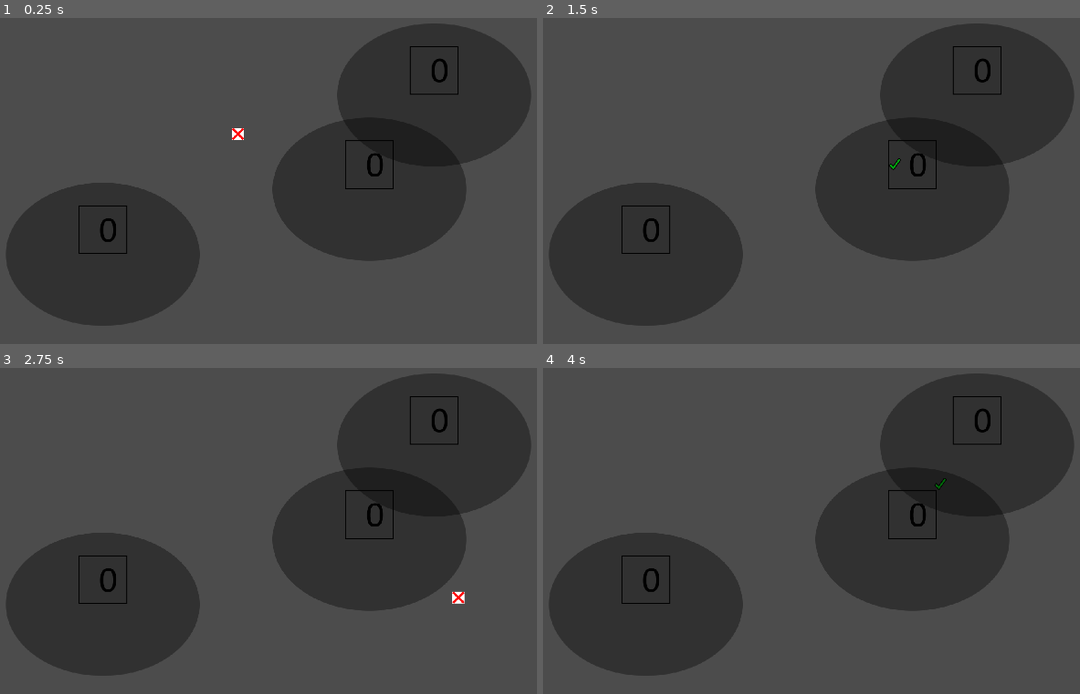
Above: before the commit, frames 1-4 (two rows, left to right).
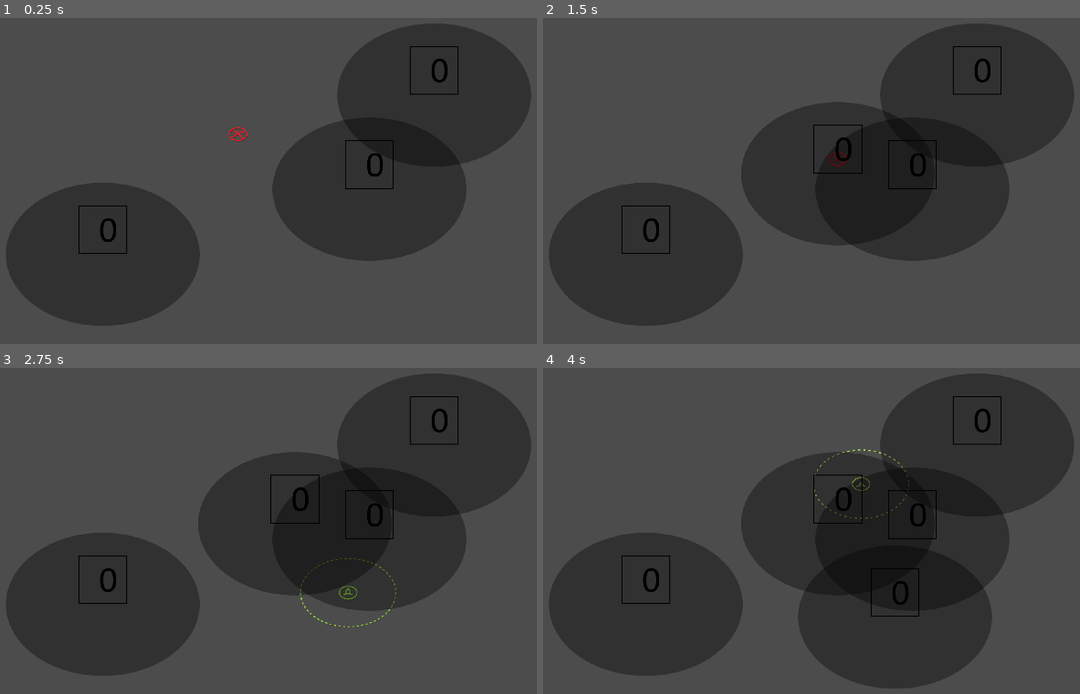
Above: after the commit, the same moments.

Repository: sksmith/ATreeKilledMyFather
Game: Godot game, scene res://forest/ForestTest.tscn
Two runs of this game, one before a commit and one after it. Both use one fixed random seed, a clock stepped at 60 frames per second and the inputs below. This scene is started directly instead of the project's main scene.
Inputs:
- Up to frame 1 (0.25 s): no input
- Up to frame 2 (1.5 s): hold D (f_move_right) 0.53-1.28 s; hold Space (f_action, bound only after the commit) 0.53-1.28 s; hold S (f_move_down) from 1.28 s (still down); tap Space (f_action, bound only after the commit) at 1.35 s
- Up to frame 3 (2.75 s): release S (f_move_down) at 2.03 s; hold D (f_move_right) from 2.03 s (still down); hold Space (f_action, bound only after the commit) from 2.03 s (still down)
- Up to frame 4 (4 s): release D (f_move_right) at 2.78 s; release Space (f_action, bound only after the commit) at 2.78 s; hold W (f_move_up) 2.78-3.53 s; tap Space (f_action, bound only after the commit) at 2.85 s; tap Enter at 3.5 s; hold A (f_move_left) from 3.53 s (still down); hold Space (f_action, bound only after the commit) from 3.53 s (still down)

The runs differ from the first frame. In frame 1, 0.1% of the frame differs, in the area x 42-47%, y 33-38%; in frame 2, 6.3%; in frame 3, 6.4%; in frame 4, 16%, in the area x 36-84%, y 24-99%.

Commit message:
Planting trees

Diff:
--- a/Lumberjack.gd
+++ b/Lumberjack.gd
@@ -34,7 +34,7 @@
 	$PivotPoint.rotation = velocity.angle()  #local with local axis
 
 
-func _on_Player_body_entered(body):
+func _on_Player_body_entered(_body):
 	hide() # Player disappears after being hit.
 	emit_signal("hit")
 	# Must be deferred as we can't change physics properties on a physics callback.
--- a/forest/ForestCursor.gd
+++ b/forest/ForestCursor.gd
@@ -1,16 +1,32 @@
 extends Area2D
 
 
-export var speed = 400 # How fast the player will move (pixels/sec).
+export var cursor_speed = 400 # How fast the player will move (pixels/sec).
+export var fine_cursor_speed = 200
+export(Resource) var tree_resource
+export(NodePath) var tree_parent_node
+
 var screen_size # Size of the game window.
 var can_plant_tree = false
+var tree_planting_node
 
 # Called when the node enters the scene tree for the first time.
 func _ready():
 	screen_size = get_viewport_rect().size
-
+	if tree_parent_node:
+		tree_planting_node = get_node(tree_parent_node)
 
 func _process(delta):
+	var prepare_plant = Input.is_action_pressed("f_action")
+	var do_plant = Input.is_action_just_released("f_action")
+
+	if do_plant:
+		_try_plant_tree()
+
+	var speed = cursor_speed
+	if prepare_plant:
+		speed = fine_cursor_speed
+
 	var velocity = Input.get_vector("f_move_left", "f_move_right", "f_move_up", "f_move_down")
 	velocity = velocity * speed
 
@@ -24,12 +40,25 @@
 #	else:
 #		$AnimatedSprite.stop()
 
+func _try_plant_tree():
+	if can_plant_tree:
+		_do_plant_tree()
+	else:
+		print("nope! can't plant")
 
-func _on_ForestCursor_area_entered(area):
+func _do_plant_tree():
+	if tree_planting_node:
+		var tree = tree_resource.instance()
+		tree.position = position
+		tree_planting_node.add_child(tree)
+		print("plant tree")
+
+
+func _on_ForestCursor_area_entered(_area):
 	_set_can_plant()
 
 
-func _on_ForestCursor_area_exited(area):
+func _on_ForestCursor_area_exited(_area):
 	_set_can_plant()
 
 func _set_can_plant():
--- a/forest/ForestCursor.tscn
+++ b/forest/ForestCursor.tscn
@@ -1,24 +1,28 @@
-[gd_scene load_steps=6 format=2]
+[gd_scene load_steps=9 format=2]
 
-[ext_resource path="res://forest/cursor-no.png" type="Texture" id=1]
+[ext_resource path="res://forest/plant-seed_NO-02.png" type="Texture" id=1]
 [ext_resource path="res://forest/ForestCursor.gd" type="Script" id=2]
-[ext_resource path="res://forest/cursor-plant.png" type="Texture" id=3]
+[ext_resource path="res://forest/plant-seed_YES-01.png" type="Texture" id=3]
+[ext_resource path="res://forest/plant-seed_YES-02.png" type="Texture" id=4]
+[ext_resource path="res://forest/plant-seed_NO-01.png" type="Texture" id=5]
+[ext_resource path="res://forest/PlantedTree.tscn" type="PackedScene" id=6]
 
 [sub_resource type="SpriteFrames" id=1]
 animations = [ {
-"frames": [ ExtResource( 1 ) ],
+"frames": [ ExtResource( 5 ), ExtResource( 1 ) ],
 "loop": true,
 "name": "no",
-"speed": 5.0
+"speed": 2.5
 }, {
-"frames": [ ExtResource( 3 ) ],
+"frames": [ ExtResource( 3 ), ExtResource( 4 ) ],
 "loop": true,
 "name": "plant",
-"speed": 5.0
+"speed": 2.5
 } ]
 
-[sub_resource type="CircleShape2D" id=2]
-radius = 5.0
+[sub_resource type="CapsuleShape2D" id=2]
+radius = 18.0
+height = 14.0
 
 [node name="ForestCursor" type="Area2D"]
 collision_layer = 65536
@@ -28,12 +32,15 @@
 __meta__ = {
 "_edit_group_": true
 }
+tree_resource = ExtResource( 6 )
 
 [node name="AnimatedSprite" type="AnimatedSprite" parent="."]
 frames = SubResource( 1 )
 animation = "no"
+playing = true
 
 [node name="CollisionShape2D" type="CollisionShape2D" parent="."]
+rotation = 1.5708
 shape = SubResource( 2 )
 
 [connection signal="area_entered" from="." to="." method="_on_ForestCursor_area_entered"]
--- a/forest/ForestTest.tscn
+++ b/forest/ForestTest.tscn
@@ -7,12 +7,15 @@
 
 [node name="ForestCursor" parent="." instance=ExtResource( 1 )]
 position = Vector2( 893, 417 )
+tree_parent_node = NodePath("../AllTrees")
 
-[node name="PlantedTree" parent="." instance=ExtResource( 2 )]
+[node name="AllTrees" type="Node2D" parent="."]
+
+[node name="PlantedTree" parent="AllTrees" instance=ExtResource( 2 )]
 position = Vector2( 1409, 249 )
 
-[node name="PlantedTree2" parent="." instance=ExtResource( 2 )]
+[node name="PlantedTree2" parent="AllTrees" instance=ExtResource( 2 )]
 position = Vector2( 1239, 498 )
 
-[node name="PlantedTree3" parent="." instance=ExtResource( 2 )]
+[node name="PlantedTree3" parent="AllTrees" instance=ExtResource( 2 )]
 position = Vector2( 537, 670 )
--- a/project.godot
+++ b/project.godot
@@ -31,6 +31,12 @@
 
 [input]
 
+f_action={
+"deadzone": 0.5,
+"events": [ Object(InputEventKey,"resource_local_to_scene":false,"resource_name":"","device":0,"alt":false,"shift":false,"control":false,"meta":false,"command":false,"pressed":false,"scancode":32,"physical_scancode":0,"unicode":0,"echo":false,"script":null)
+, Object(InputEventJoypadButton,"resource_local_to_scene":false,"resource_name":"","device":1,"button_index":0,"pressure":0.0,"pressed":false,"script":null)
+ ]
+}
 f_move_left={
 "deadzone": 0.5,
 "events": [ Object(InputEventJoypadMotion,"resource_local_to_scene":false,"resource_name":"","device":1,"axis":0,"axis_value":-1.0,"script":null)
Binary file removed: forest/cursor-no.png
Binary file removed: forest/cursor-plant.png
Binary file added: forest/plant-seed_NO-01.png
Not shown, added: forest/plant-seed_NO-01.png.import
Binary file added: forest/plant-seed_NO-02.png
Not shown, added: forest/plant-seed_NO-02.png.import
Binary file added: forest/plant-seed_YES-01.png
Not shown, changed: forest/plant-seed_YES-01.png.import
Binary file added: forest/plant-seed_YES-02.png
Not shown, changed: forest/plant-seed_YES-02.png.import
